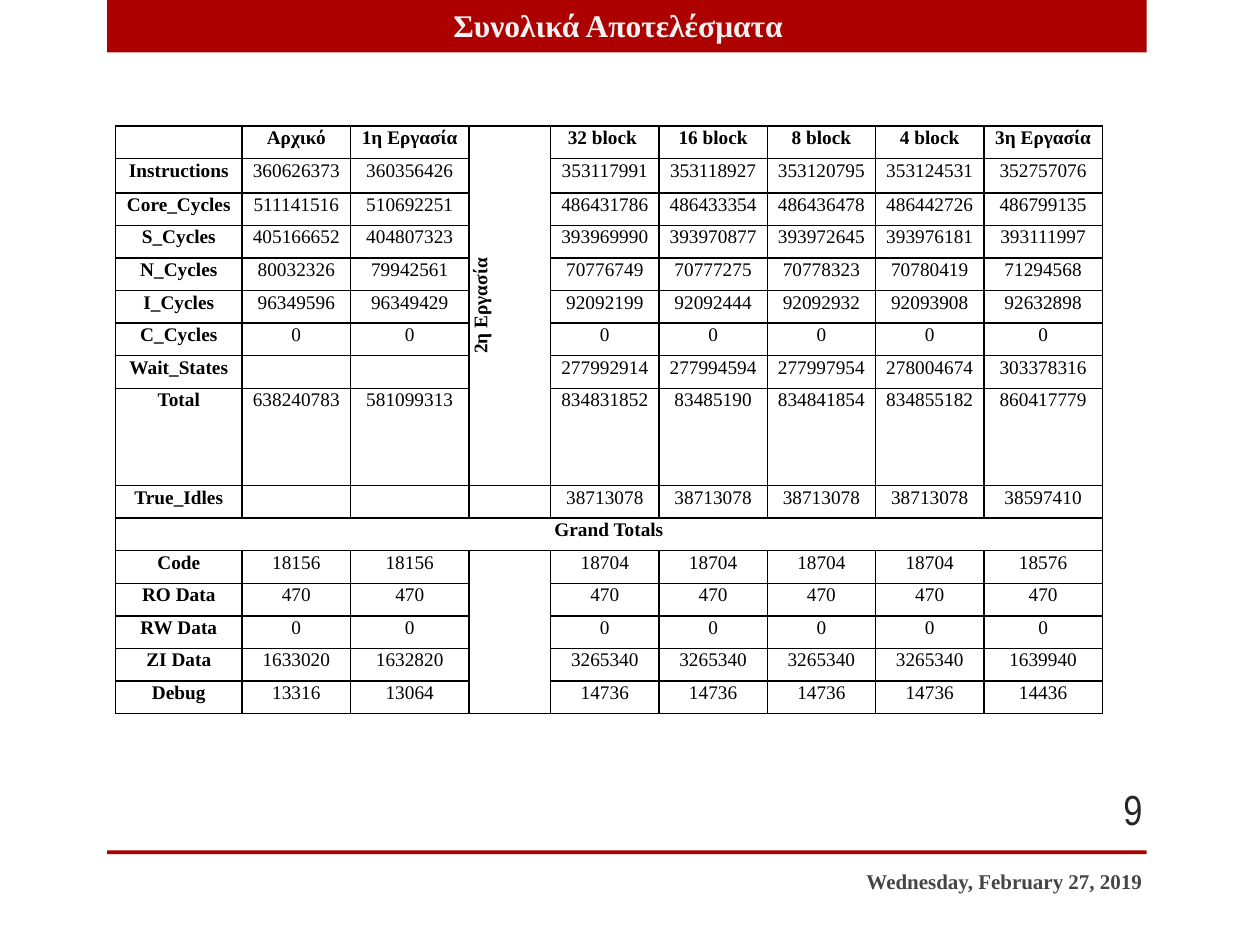
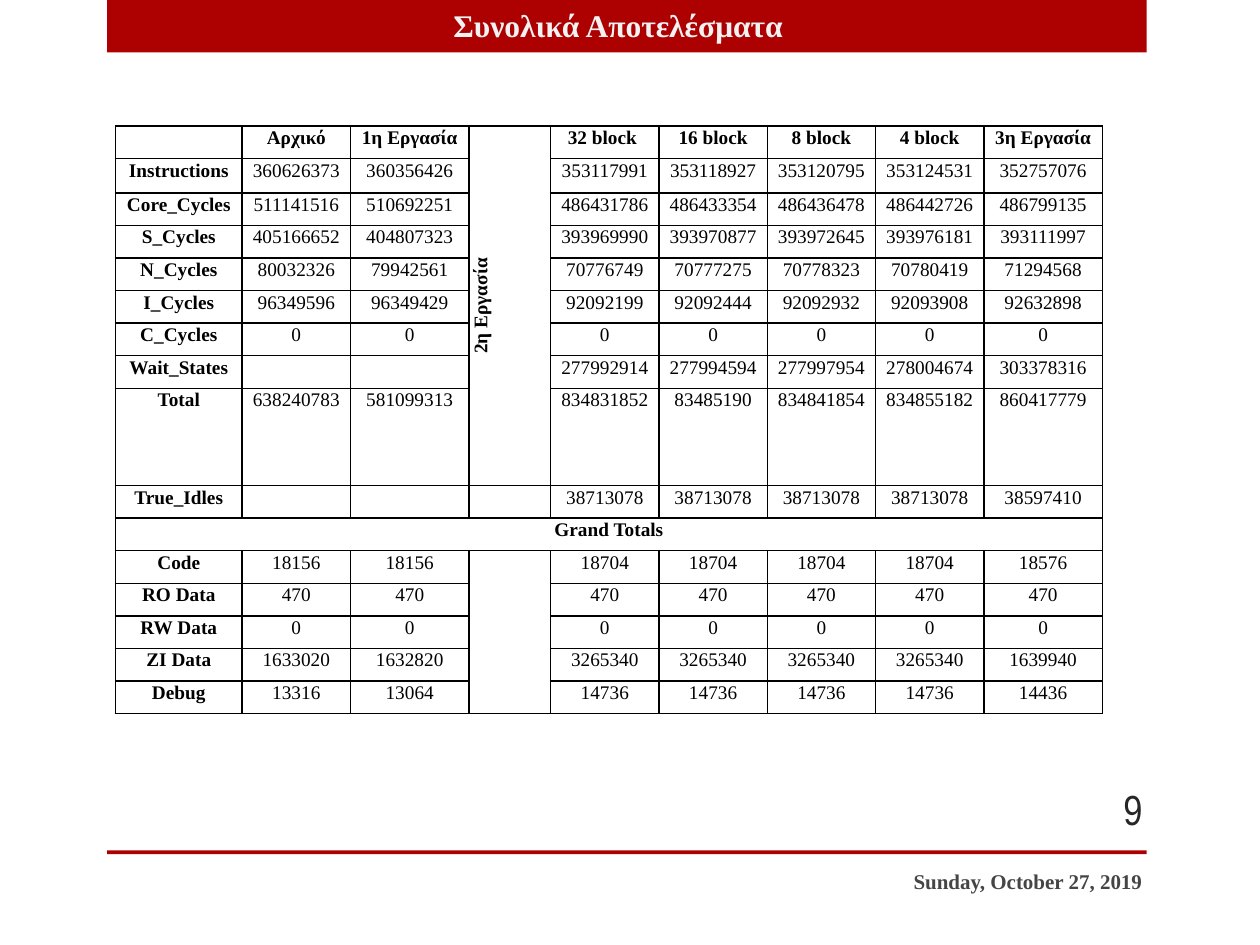
Before and after one commit to venetisgr/duth_embedded_system_design, a slide deck: slide 9 of Embeded-Systems.pptx. Drawn at 1260x945 pixels with LibreOffice and Linux fonts; fonts in the diff are those of the drawing; background and template pictures are left out. Boxes give left, top, right and bottom in pixels: in the first picture for what was removed or moved away, otherwise in the second. Text is boxed around its words. In the diff, an @@ line names an element or a change of style, - is before the commit and + after.

```diff
--- a/Embeded-Systems.pptx
+++ b/Embeded-Systems.pptx
@@ text at (914,874,1142,893): text changed @@
-Wednesday, February 27, 2019
+Sunday, October 27, 2019
```
Also in this commit, not shown: 7 other slides changed, 3 other files.
